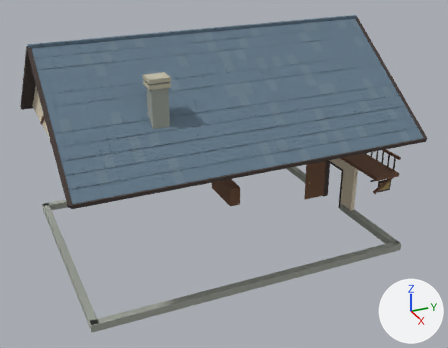
Renders of the glTF model ThreeHearthsVillage/Art/AincradLevel0/Assemblies/SM_Inn_Details.glb from each side of a commit.
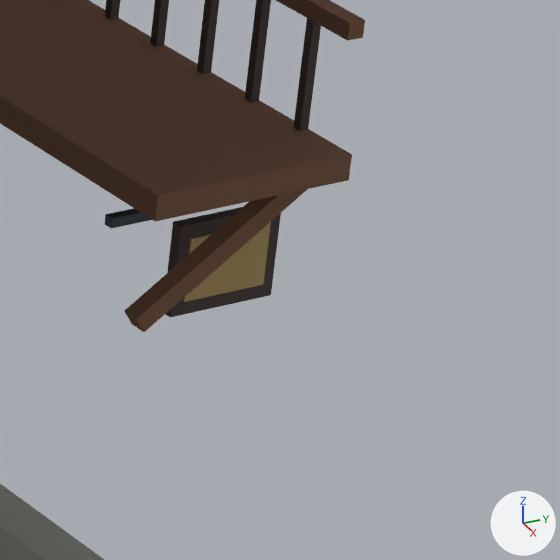
Each version is shown whole from a 50 mm camera at (27.93, -11.78, 17.15) aimed at (0.93, 0.37, 3.65), then close up on the part from 80% to 95% of the width and 45% to 63% of the height. Arrows for +X, +Y and +Z are at lower right; the lights stay in place. The last two pictures show the newer version. Vertices at exactly the same position are counted once.

The first close-up shows 'SM_Inn_Details'.
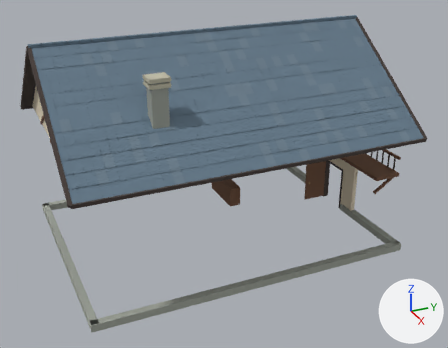
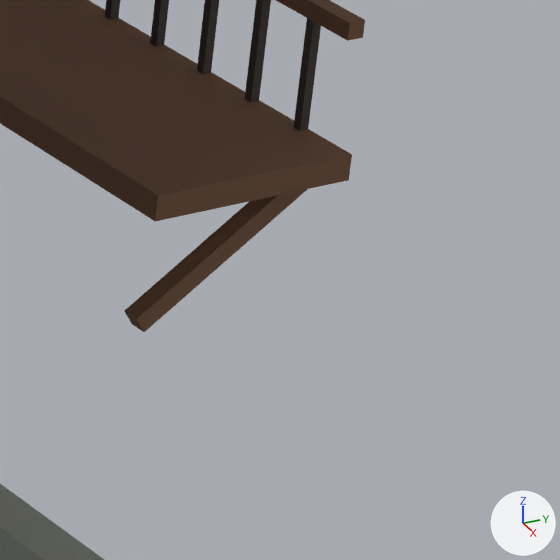
What differs and where, as boxes (x1, y1, x2, y2) in the close-ups (560 x 560 px):
```json
{"part": 1, "of": "me_sm_inn_details", "change": "deleted", "before": [183, 222, 271, 302]}
{"part": 2, "of": "me_sm_inn_details", "change": "deleted", "before": [105, 208, 152, 228]}
{"part": 3, "of": "me_sm_inn_details", "change": "deleted", "before": [166, 207, 281, 317]}
```

Edits to the scene script, one JSON object a line:
```json
{"block": "me_sm_inn_details", "where": "# used by ob_sm_inn_details; location = (0.0, 0.0, 0.0)"}
{"op": "remove", "block": "me_sm_inn_details", "code": "me_sm_inn_details.from_pydata(...)  # 8348 vertices, 12510 faces; spans x -6.5..6.5, y -8.6..9.4, z 0.0..11.1"}
{"op": "add", "block": "me_sm_inn_details", "code": "me_sm_inn_details.from_pydata(...)  # 8324 vertices, 12474 faces; spans x -6.5..6.5, y -8.6..9.4, z 0.0..11.1"}
{"block": "me_sm_inn_details", "change": "me_sm_inn_details part 1: the loose piece of 8 vertices spanning x 3.4, y 8.6..9.3, z 2.1..2.6 is deleted"}
{"block": "me_sm_inn_details", "change": "me_sm_inn_details part 2: the loose piece of 8 vertices spanning x 3.3..3.4, y 8.0..9.2, z 2.8 is deleted"}
{"block": "me_sm_inn_details", "change": "me_sm_inn_details part 3: the loose piece of 8 vertices spanning x 3.3..3.4, y 8.6..9.3, z 2.0..2.7 is deleted"}
{"op": "remove", "block": "me_sm_inn_details", "code": "me_sm_inn_details.materials.append(mat_at_iron)  # greyish blue #424c53"}
```
